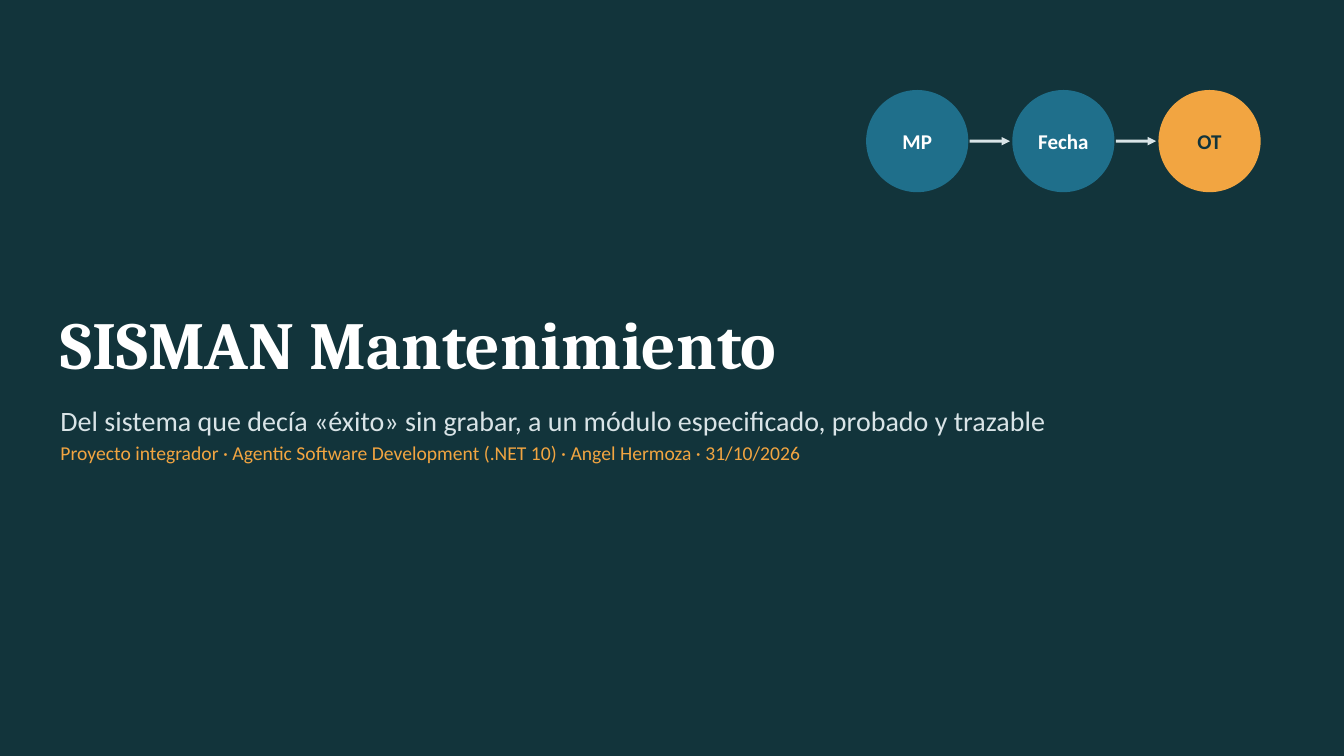
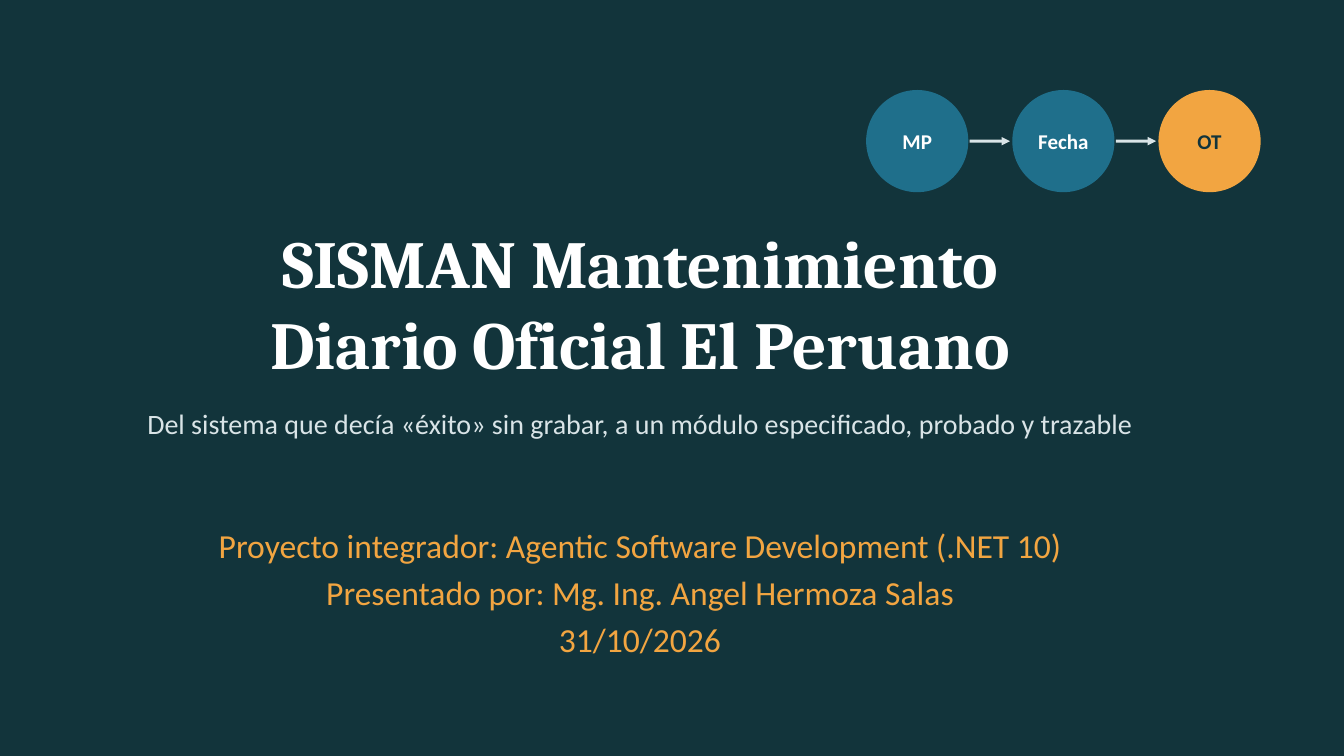
Before and after one commit to AngelHermozaSalasEDP/sisman-mantenimiento, a slide deck: slide 1 of docs/presentacion.pptx. Drawn at 1344x756 pixels with LibreOffice and Linux fonts; fonts in the diff are those of the drawing. Boxes give left, top, right and bottom in pixels: in the first picture for what was removed or moved away, otherwise in the second. Text is boxed around its words. In the diff, an @@ line names an element or a change of style, - is before the commit and + after.

```diff
--- a/docs/presentacion.pptx
+++ b/docs/presentacion.pptx
@@ title at (270, 241, 1010, 370): text changed @@
-SISMAN Mantenimiento
+SISMAN Mantenimiento
+Diario Oficial El Peruano
@@ text at (147, 414, 1132, 439): alignment left to centre @@
@@ text at (219, 533, 1061, 654): text changed; size 14 to 24 pt @@
-Proyecto integrador · Agentic Software Development (.NET 10) · Angel Hermoza · 31/10/2026
+Proyecto integrador: Agentic Software Development (.NET 10)
+Presentado por: Mg. Ing. Angel Hermoza Salas
+31/10/2026
```
Also in this commit, not shown: 8 other slides changed, 1 slide added, 1 other file.
